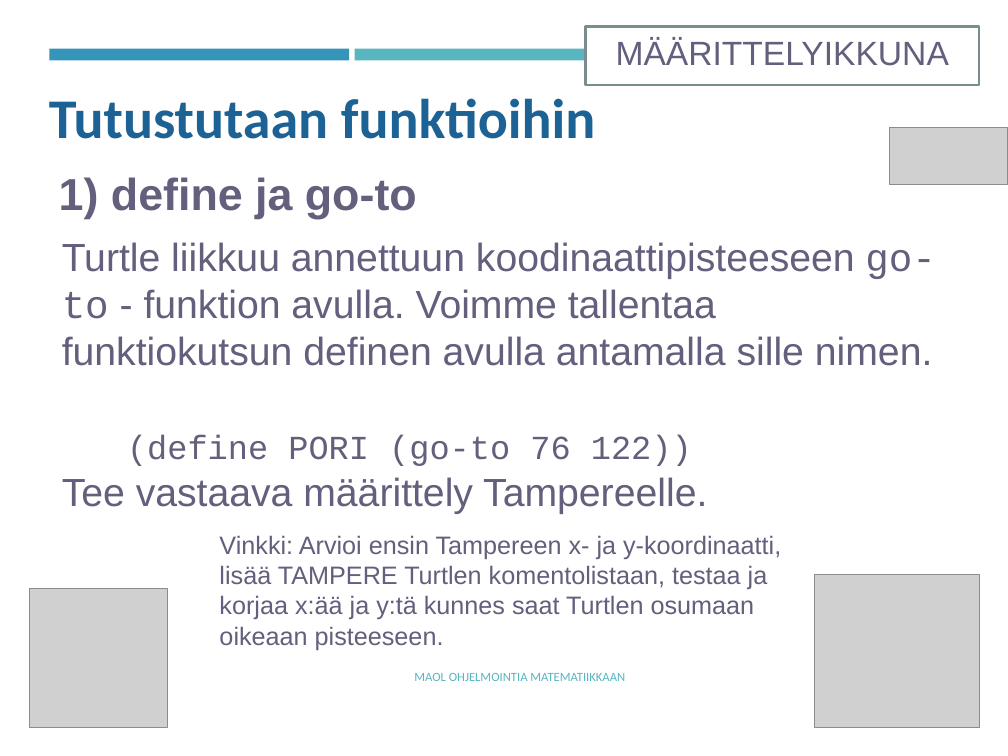
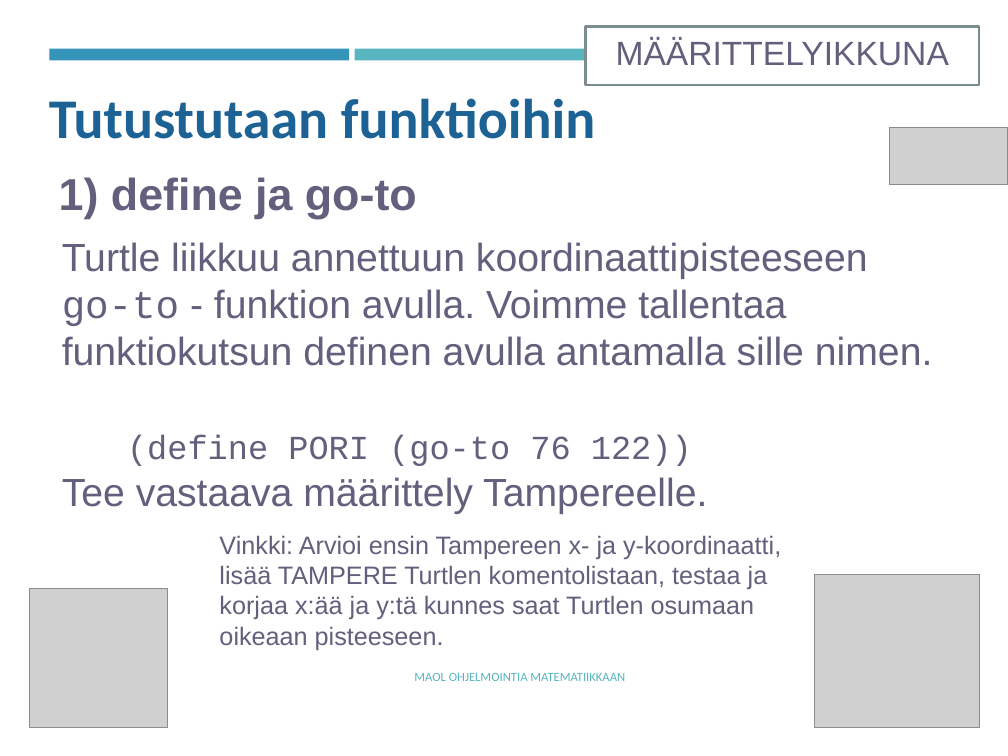
Before and after one commit to tyynetyyne/tyynetyyne.github.io, a slide deck: slide 11 of tehtavat/tiedostot/maol/power_point/Racket-MAOL-5-6-turtle2.pptx. Drawn at 1008x756 pixels with LibreOffice and Linux fonts; fonts in the diff are those of the drawing; grey boxes stand for pictures. Boxes give left, top, right and bottom in pixels: in the first picture for what was removed or moved away, otherwise in the second. Text is boxed around its words. In the diff, an @@ line names an element or a change of style, - is before the commit and + after.

```diff
--- a/tehtavat/tiedostot/maol/power_point/Racket-MAOL-5-6-turtle2.pptx
+++ b/tehtavat/tiedostot/maol/power_point/Racket-MAOL-5-6-turtle2.pptx
@@ text at (62, 242, 933, 366): text changed @@
-Turtle liikkuu annettuun koodinaattipisteeseen go-to - funktion avulla. Voimme tallentaa funktiokutsun definen avulla antamalla sille nimen.
+Turtle liikkuu annettuun koordinaattipisteeseen go-to - funktion avulla. Voimme tallentaa funktiokutsun definen avulla antamalla sille nimen.
```
Also in this commit, not shown: 3 other slides changed, 1 other file.
